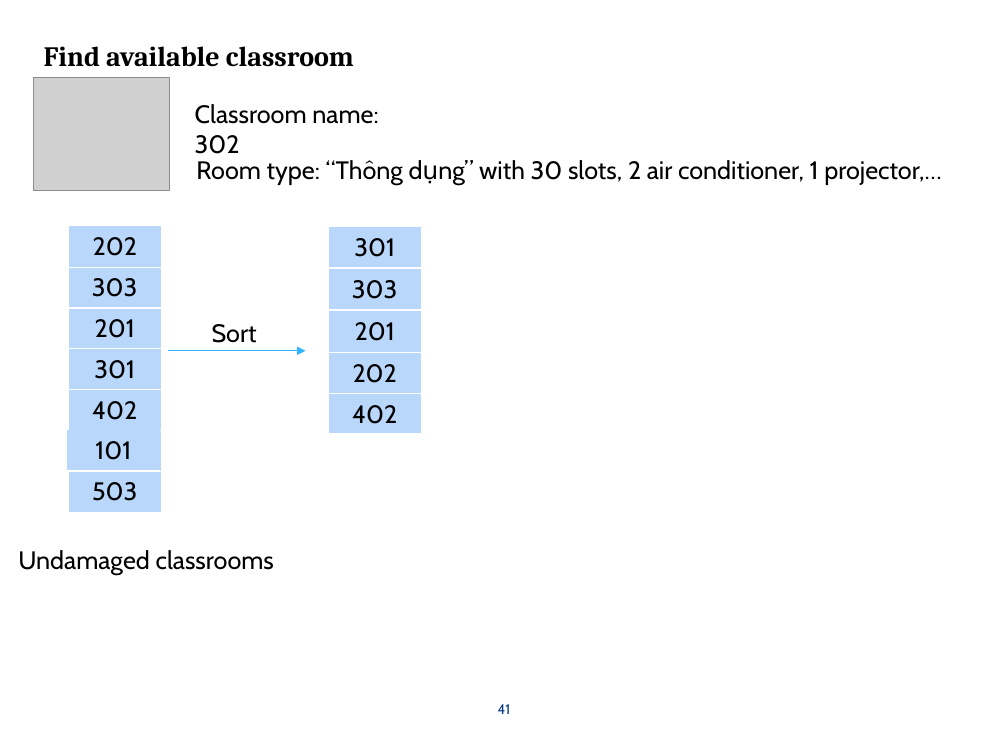
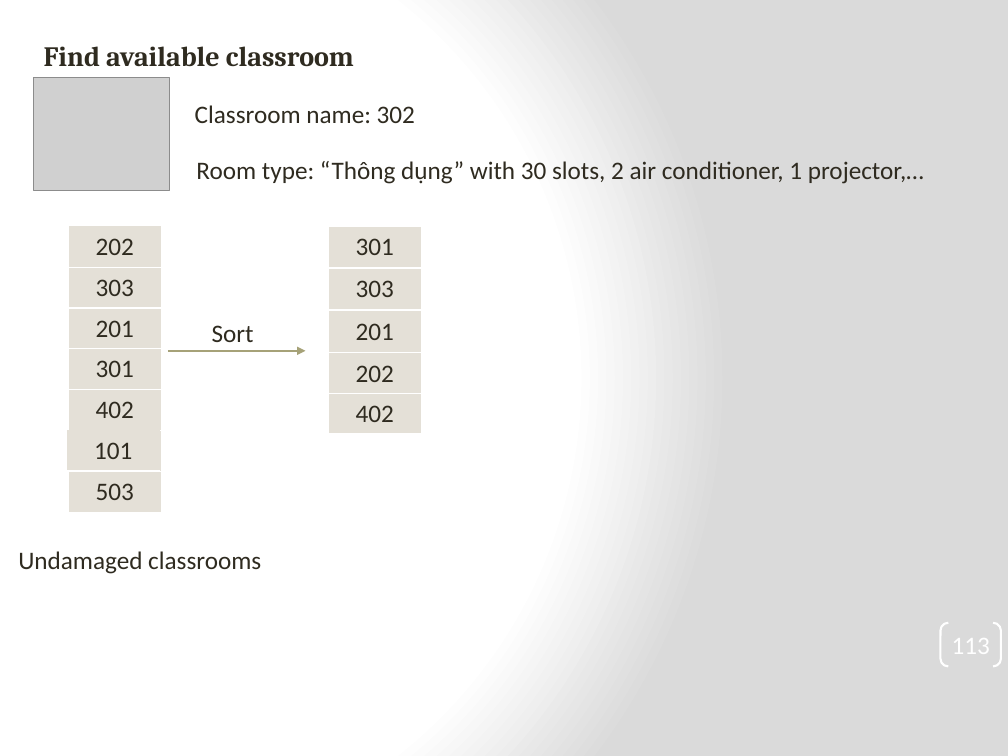
Before and after one commit to tranquang9a1/ECRM, a slide deck: slide 113 of Document/ECRM-Presentation v4.pptx (slide 41 before the commit). Drawn at 1008x756 pixels with LibreOffice and Linux fonts; fonts in the diff are those of the drawing; grey boxes stand for pictures. Boxes give left, top, right and bottom in pixels: in the first picture for what was removed or moved away, otherwise in the second. Text is boxed around its words. In the diff, an @@ line names an element or a change of style, - is before the commit and + after.

```diff
--- a/Document/ECRM-Presentation v4.pptx
+++ b/Document/ECRM-Presentation v4.pptx
@@ background #FFFFFF to gradient #FFFFFF to #DADADA @@
@@ text "Find available classroom" at box(44, 46, 354, 67): text colour #000000 to #2F2B20 @@
@@ table at box(69, 226, 161, 512) @@
@@ fill #B9D6FB to #E4E0D7 in 7 cells @@
@@ font Cabin to Calibri, text colour #000000 to #2F2B20 @@
@@ table at box(329, 227, 421, 268) @@
@@ fill #B9D6FB to #E4E0D7 in row 1, column 1 @@
@@ font Cabin to Calibri, text colour #000000 to #2F2B20 @@
@@ table at box(329, 269, 421, 310) @@
@@ fill #B9D6FB to #E4E0D7 in row 1, column 1 @@
@@ font Cabin to Calibri, text colour #000000 to #2F2B20 @@
@@ font Cabin to Calibri, text colour #000000 to #2F2B20 in 4 elements at box(195, 105, 415, 123), box(196, 161, 924, 184), box(18, 551, 261, 574), box(212, 325, 254, 342) @@
@@ table at box(329, 311, 421, 353) @@
@@ fill #B9D6FB to #E4E0D7 in row 1, column 1 @@
@@ font Cabin to Calibri, text colour #000000 to #2F2B20 @@
@@ arrow (168, 351) - (305, 351): stroke #31B6FD 0.75 pt to #A6A278 1 pt @@
@@ table at box(329, 354, 421, 394) @@
@@ fill #B9D6FB to #E4E0D7 in row 1, column 1 @@
@@ font Cabin to Calibri, text colour #000000 to #2F2B20 @@
@@ table at box(329, 394, 421, 434) @@
@@ fill #B9D6FB to #E4E0D7 in row 1, column 1 @@
@@ font Cabin to Calibri, text colour #000000 to #2F2B20 @@
@@ table at box(68, 430, 160, 471) @@
@@ fill #B9D6FB to #E4E0D7 in row 1, column 1 @@
@@ font Cabin to Calibri, text colour #000000 to #2F2B20 @@
@@ page number added at box(940, 623, 1001, 666), outline #FFFFFF 1.5 pt, 18 pt, text #FFFFFF @@
+113
@@ page number removed at box(498, 704, 511, 714) @@
-41
```
Also in this commit, not shown: 25 other slides changed, 101 slides added, 29 slides removed, 1 other file.
